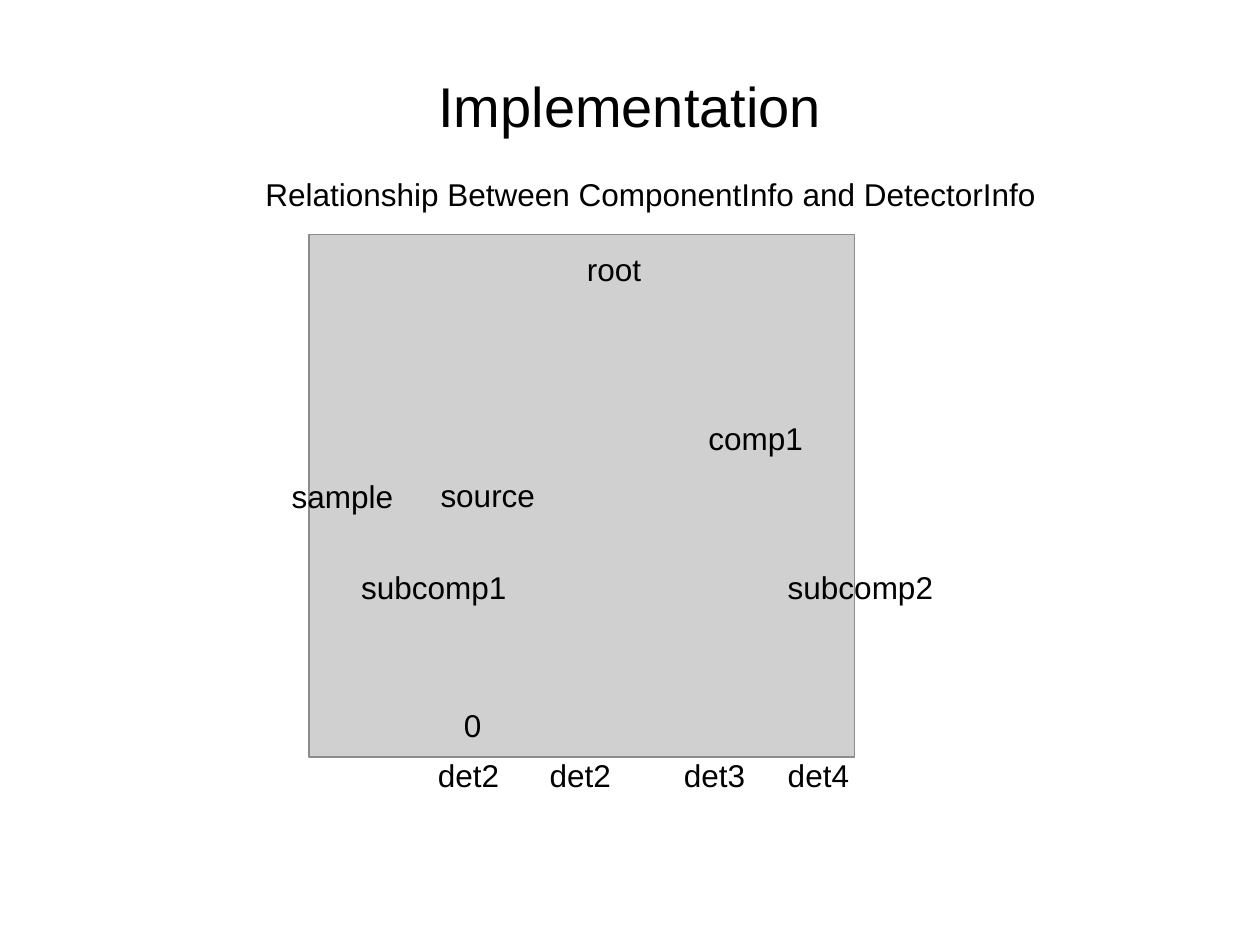
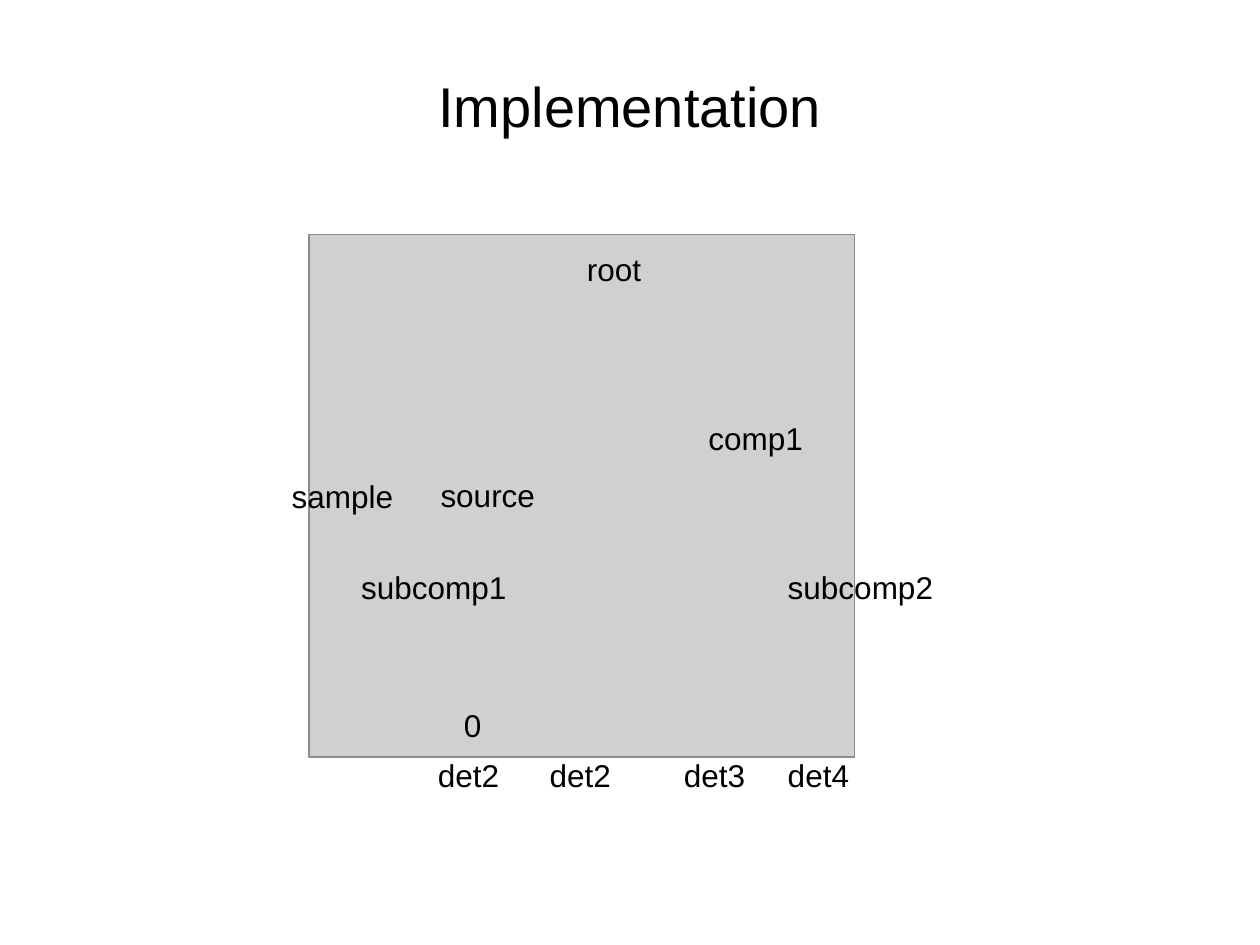
Before and after one commit to ess-dmsc-dram/documents, a slide deck: slide 17 of presentations/Instrument_2_0/Instrument 2.0 Update.pptx. Drawn at 1260x945 pixels with LibreOffice and Linux fonts; fonts in the diff are those of the drawing; grey boxes stand for pictures; background and template pictures are left out. Boxes give left, top, right and bottom in pixels: in the first picture for what was removed or moved away, otherwise in the second. Text is boxed around its words. In the diff, an @@ line names an element or a change of style, - is before the commit and + after.

```diff
--- a/presentations/Instrument_2_0/Instrument 2.0 Update.pptx
+++ b/presentations/Instrument_2_0/Instrument 2.0 Update.pptx
@@ text removed at bbox=[265, 183, 1035, 212] @@
-Relationship Between ComponentInfo and DetectorInfo
```
Also in this commit, not shown: 14 other slides changed, 1 slide removed, 1 other file.
